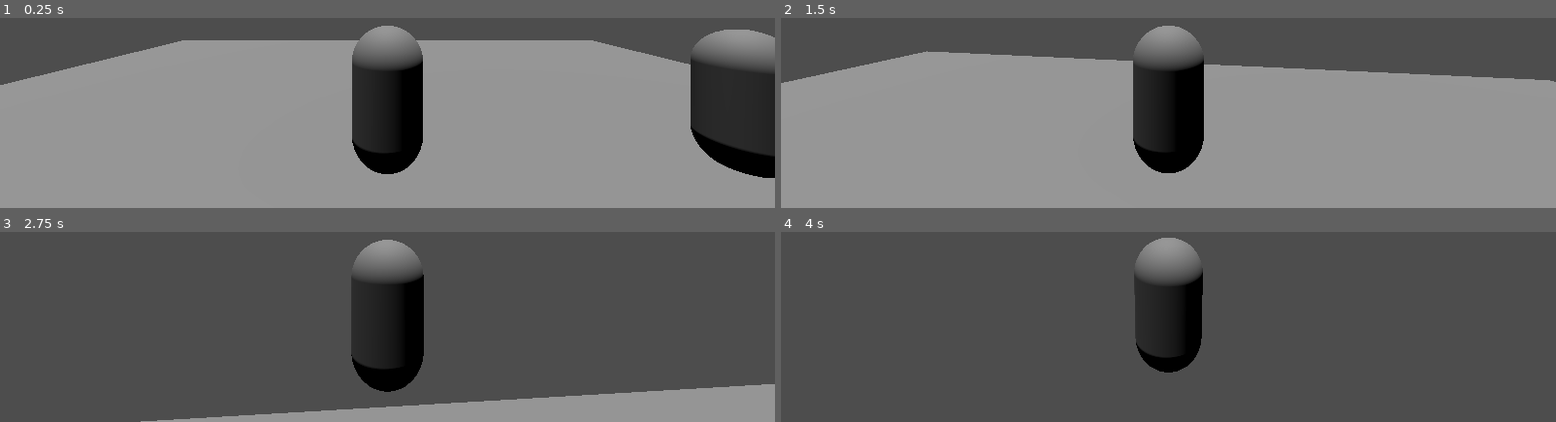
Above: before the commit, frames 1-4 (two rows, left to right).
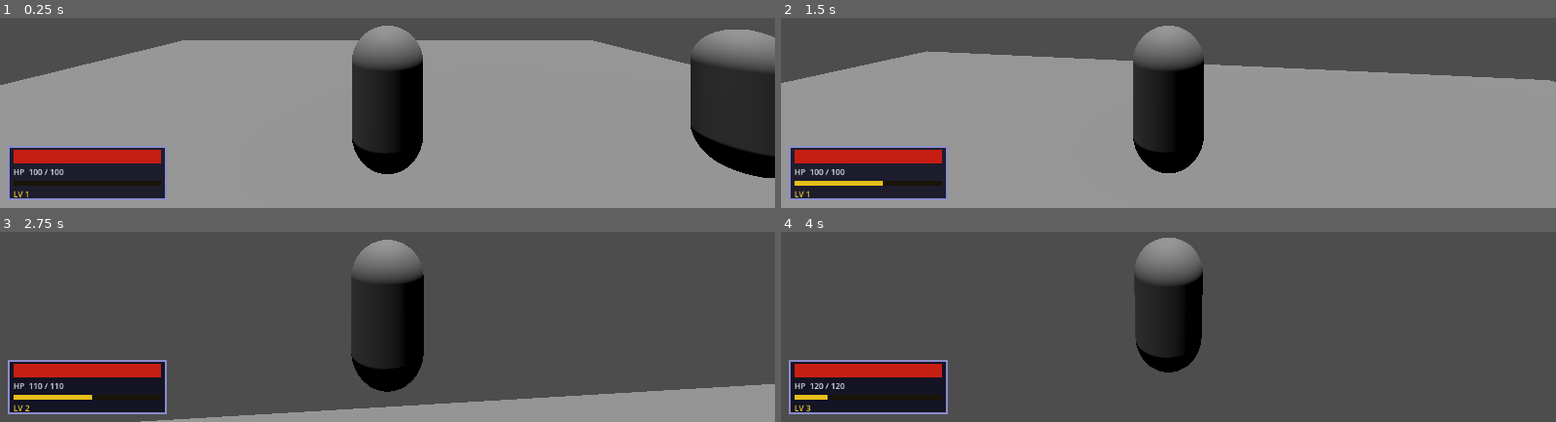
Above: after the commit, the same moments.

Repository: zttimmerman/project-whiskeyjack
Game: Godot game, scene res://scenes/world/TestWorld.tscn
Two runs of this game, one before a commit and one after it. Both use one fixed random seed, a clock stepped at 60 frames per second and the inputs below.
Inputs (mouse positions are in pixels of both pictures, inside the frame that each line leads up to):
- Up to frame 1 (0.25 s): no input
- Up to frame 2 (1.5 s): tap Enter at 0.5 s; move the mouse to (outside the picture) at 0.52 s; hold W (move_forward) from 0.53 s (still down); tap X at 0.6 s; move the mouse to (outside the picture) at 1.27 s; tap K (attack_heavy) at 1.35 s
- Up to frame 3 (2.75 s): keep holding W (move_forward); tap X at 1.55, 2.3 s; move the mouse to (outside the picture) at 2.02 s; hold J (attack_light) from 2.03 s (still down)
- Up to frame 4 (4 s): keep holding W (move_forward); move the mouse to (outside the picture) at 2.77 s; release J (attack_light) at 2.78 s; tap Down (camera_down) at 2.85 s; tap X at 3.05, 3.8 s; tap Space (dodge) at 3.5 s; move the mouse to (outside the picture) at 3.52 s; tap Left (camera_left) at 3.6 s

The runs differ from the first frame. In frame 1, 5.8% of the frame differs, in the area x 1-22%, y 67-96%; in frame 2, 5.8%; in frame 3, 5.9%; in frame 4, 5.9%.

Commit message:
Implement HUD with HP bar, XP bar, and YOU DIED screen
- Add scenes/ui/HUD.tscn + HUD.gd: chunky bordered panel (bottom-left)
  showing HP bar with red damage flash, thin gold XP bar, and level label;
  all styled via StyleBoxFlat overrides at runtime — no texture assets required
- Add DeathOverlay (full-screen black ColorRect + "YOU DIED" label) that
  fades in on player.died, then calls GameManager.reload_scene() after 2 s
- Add CanvasLayer + HUD instance to TestWorld.tscn so HUD renders on top
- Add CharacterStats.xp_changed signal emitted from gain_experience() when
  XP increases without triggering a level-up; fixes XP bar not updating
- Add GameManager.award_player_xp() and reload_scene()
- Add BaseEnemy.xp_reward export (default 10); die() awards XP via GameManager

Co-Authored-By: Claude Sonnet 4.6 <noreply@anthropic.com>

Diff:
--- a/autoloads/GameManager.gd
+++ b/autoloads/GameManager.gd
@@ -12,7 +12,21 @@
 
 
 func change_scene(scene_path: String) -> void:
-	pass
+	emit_signal("scene_changed", scene_path)
+	get_tree().change_scene_to_file(scene_path)
+
+
+func reload_scene() -> void:
+	get_tree().reload_current_scene()
+
+
+# Called by BaseEnemy on death — grants XP to the player
+func award_player_xp(amount: int) -> void:
+	if not player:
+		# Lazy-find the player if we don't have a direct reference yet
+		player = get_tree().get_first_node_in_group("player") as CharacterBody3D
+	if player and player.get("stats"):
+		player.stats.gain_experience(amount)
 
 
 func on_player_died() -> void:
--- a/scenes/enemies/BaseEnemy.gd
+++ b/scenes/enemies/BaseEnemy.gd
@@ -5,6 +5,7 @@
 enum State { IDLE, PATROL, CHASE, ATTACK, STAGGER, DEAD }
 
 @export var stats: CharacterStats
+@export var xp_reward: int = 10
 @export var detection_range: float = 10.0
 @export var attack_range: float = 1.5
 @export var gravity: float = 20.0
@@ -186,6 +187,7 @@
 	if state == State.DEAD:
 		return
 	_change_state(State.DEAD)
+	GameManager.award_player_xp(xp_reward)
 	emit_signal("died")
 	queue_free()
 
--- /dev/null
+++ b/scenes/ui/HUD.gd
@@ -0,0 +1,144 @@
+extends Control
+
+const FLASH_DURATION: float = 0.25
+const DEATH_FADE_DURATION: float = 0.6
+const DEATH_SHOW_DURATION: float = 2.0
+
+@onready var hp_bar: ProgressBar = $HPPanel/MarginContainer/VBoxContainer/HPBar
+@onready var hp_label: Label = $HPPanel/MarginContainer/VBoxContainer/HPLabel
+@onready var xp_bar: ProgressBar = $HPPanel/MarginContainer/VBoxContainer/XPBar
+@onready var level_label: Label = $HPPanel/MarginContainer/VBoxContainer/LevelLabel
+@onready var death_overlay: ColorRect = $DeathOverlay
+@onready var you_died_label: Label = $DeathOverlay/YouDiedLabel
+@onready var hp_panel: Panel = $HPPanel
+@onready var _margin: MarginContainer = $HPPanel/MarginContainer
+
+var _stats: CharacterStats = null
+var _flash_tween: Tween = null
+var _prev_hp: int = -1
+
+
+func _ready() -> void:
+	_apply_style()
+	# Wait one frame so the full scene tree (including Player) finishes _ready()
+	await get_tree().process_frame
+	_connect_player()
+	death_overlay.modulate.a = 0.0
+	death_overlay.visible = false
+	you_died_label.modulate.a = 0.0
+
+
+func _apply_style() -> void:
+	# Chunky bordered panel — dark navy bg, soft blue border
+	var panel_style := StyleBoxFlat.new()
+	panel_style.bg_color = Color(0.05, 0.05, 0.12, 0.88)
+	panel_style.border_color = Color(0.55, 0.55, 0.8, 1.0)
+	panel_style.set_border_width_all(3)
+	panel_style.set_corner_radius_all(0)  # Sharp corners for the chunky PS1 look
+	hp_panel.add_theme_stylebox_override("panel", panel_style)
+
+	# Inner padding via MarginContainer constants
+	_margin.add_theme_constant_override("margin_left", 8)
+	_margin.add_theme_constant_override("margin_right", 8)
+	_margin.add_theme_constant_override("margin_top", 6)
+	_margin.add_theme_constant_override("margin_bottom", 6)
+
+	# HP bar: red fill on dark crimson bg
+	_apply_bar_style(hp_bar, Color(0.78, 0.12, 0.08), Color(0.15, 0.04, 0.04))
+
+	# XP bar: gold fill on dark olive bg
+	_apply_bar_style(xp_bar, Color(0.90, 0.75, 0.10), Color(0.10, 0.08, 0.02))
+
+	# Labels
+	hp_label.add_theme_font_size_override("font_size", 12)
+	hp_label.add_theme_color_override("font_color", Color(0.9, 0.9, 0.95))
+	level_label.add_theme_font_size_override("font_size", 12)
+	level_label.add_theme_color_override("font_color", Color(0.9, 0.78, 0.2))
+
+	# "YOU DIED" — large and red
+	you_died_label.add_theme_font_size_override("font_size", 72)
+	you_died_label.add_theme_color_override("font_color", Color(0.85, 0.08, 0.08))
+
+
+func _apply_bar_style(bar: ProgressBar, fill_color: Color, bg_color: Color) -> void:
+	var fill := StyleBoxFlat.new()
+	fill.bg_color = fill_color
+	var bg := StyleBoxFlat.new()
+	bg.bg_color = bg_color
+	bar.add_theme_stylebox_override("fill", fill)
+	bar.add_theme_stylebox_override("background", bg)
+
+
+func _connect_player() -> void:
+	var player := get_tree().get_first_node_in_group("player")
+	if not player:
+		push_warning("HUD: no node in group 'player' found")
+		return
+
+	_stats = player.get("stats") as CharacterStats
+	if _stats:
+		_stats.health_changed.connect(_on_health_changed)
+		_stats.leveled_up.connect(_on_leveled_up)
+		_stats.xp_changed.connect(_on_xp_changed)
+		_prev_hp = _stats.current_hp
+		_update_hp(_stats.current_hp, _stats.max_hp)
+		_update_xp()
+
+	if player.has_signal("died"):
+		player.died.connect(_on_player_died)
+
+
+# ── Signal handlers ───────────────────────────────────────────────────────────
+
+func _on_health_changed(current_hp: int, max_hp: int) -> void:
+	var is_damage := (_prev_hp >= 0) and (current_hp < _prev_hp)
+	_prev_hp = current_hp
+	_update_hp(current_hp, max_hp)
+	if is_damage:
+		_flash_damage()
+
+
+func _on_xp_changed(_current_xp: int, _xp_to_next: int) -> void:
+	_update_xp()
+
+
+func _on_leveled_up(_new_level: int) -> void:
+	_update_xp()
+
+
+func _on_player_died() -> void:
+	death_overlay.visible = true
+	var tween := create_tween()
+	tween.set_parallel(false)
+	tween.tween_property(death_overlay, "modulate:a", 1.0, DEATH_FADE_DURATION)
+	tween.tween_property(you_died_label, "modulate:a", 1.0, 0.35)
+	tween.tween_interval(DEATH_SHOW_DURATION)
+	tween.tween_callback(func() -> void: GameManager.reload_scene())
+
+
+# ── Display helpers ───────────────────────────────────────────────────────────
+
+func _update_hp(current_hp: int, max_hp: int) -> void:
+	hp_bar.max_value = max_hp
+	hp_bar.value = current_hp
+	hp_label.text = "HP  %d / %d" % [current_hp, max_hp]
+
+
+func _update_xp() -> void:
+	if not _stats:
+		return
+	xp_bar.max_value = _stats.experience_to_next_level
+	xp_bar.value = _stats.experience
+	level_label.text = "LV %d" % _stats.level
+
+
+func _flash_damage() -> void:
+	if _flash_tween:
+		_flash_tween.kill()
+	_flash_tween = create_tween()
+	# Briefly bright-red, then restore normal HP bar color
+	_apply_bar_style(hp_bar, Color(1.0, 0.25, 0.2), Color(0.15, 0.04, 0.04))
+	_flash_tween.tween_interval(FLASH_DURATION)
+	_flash_tween.tween_callback(func() -> void:
+		_apply_bar_style(hp_bar, Color(0.78, 0.12, 0.08), Color(0.15, 0.04, 0.04))
+	)
--- /dev/null
+++ b/scenes/ui/HUD.tscn
@@ -0,0 +1,53 @@
+[gd_scene format=3 uid="uid://bhud00tscn01"]
+
+[ext_resource type="Script" uid="uid://bhudscript001" path="res://scenes/ui/HUD.gd" id="1_hud"]
+
+[node name="HUD" type="Control"]
+script = ExtResource("1_hud")
+anchor_right = 1.0
+anchor_bottom = 1.0
+
+[node name="HPPanel" type="Panel" parent="."]
+anchor_top = 1.0
+anchor_bottom = 1.0
+offset_left = 12.0
+offset_top = -92.0
+offset_right = 248.0
+offset_bottom = -12.0
+
+[node name="MarginContainer" type="MarginContainer" parent="HPPanel"]
+anchor_right = 1.0
+anchor_bottom = 1.0
+
+[node name="VBoxContainer" type="VBoxContainer" parent="HPPanel/MarginContainer"]
+anchor_right = 1.0
+anchor_bottom = 1.0
+
+[node name="HPBar" type="ProgressBar" parent="HPPanel/MarginContainer/VBoxContainer"]
+custom_minimum_size = Vector2(0, 20)
+size_flags_horizontal = 3
+show_percentage = false
+
+[node name="HPLabel" type="Label" parent="HPPanel/MarginContainer/VBoxContainer"]
+text = "HP 100 / 100"
+
+[node name="XPBar" type="ProgressBar" parent="HPPanel/MarginContainer/VBoxContainer"]
+custom_minimum_size = Vector2(0, 8)
+size_flags_horizontal = 3
+show_percentage = false
+
+[node name="LevelLabel" type="Label" parent="HPPanel/MarginContainer/VBoxContainer"]
+text = "LV 1"
+
+[node name="DeathOverlay" type="ColorRect" parent="."]
+anchor_right = 1.0
+anchor_bottom = 1.0
+color = Color(0, 0, 0, 1)
+visible = false
+
+[node name="YouDiedLabel" type="Label" parent="DeathOverlay"]
+anchor_right = 1.0
+anchor_bottom = 1.0
+horizontal_alignment = 1
+vertical_alignment = 1
+text = "YOU DIED"
--- a/scenes/world/TestWorld.tscn
+++ b/scenes/world/TestWorld.tscn
@@ -5,6 +5,7 @@
 [ext_resource type="Script" uid="uid://btestworld0001" path="res://scenes/world/TestWorld.gd" id="2_testworld"]
 [ext_resource type="Script" uid="uid://dwaci7nqyra4a" path="res://scripts/combat/HurtboxComponent.gd" id="3_hurtbox"]
 [ext_resource type="Script" uid="uid://bcharstats0001" path="res://scripts/stats/CharacterStats.gd" id="4_stats"]
+[ext_resource type="PackedScene" uid="uid://bhud00tscn01" path="res://scenes/ui/HUD.tscn" id="6_hud"]
 
 [sub_resource type="PlaneMesh" id="PlaneMesh_l8xpf"]
 size = Vector2(20, 20)
@@ -64,3 +65,7 @@
 
 [node name="CollisionShape3D" type="CollisionShape3D" parent="DummyTarget/HurtboxComponent" unique_id=890123456]
 shape = SubResource("CapsuleShape3D_dummy")
+
+[node name="CanvasLayer" type="CanvasLayer" parent="." unique_id=999001002]
+
+[node name="HUD" parent="CanvasLayer" instance=ExtResource("6_hud")]
--- a/scripts/stats/CharacterStats.gd
+++ b/scripts/stats/CharacterStats.gd
@@ -4,6 +4,7 @@
 signal health_changed(current_hp: int, max_hp: int)
 signal died
 signal leveled_up(new_level: int)
+signal xp_changed(current_xp: int, xp_to_next: int)
 
 @export var max_hp: int = 100
 @export var current_hp: int = 100
@@ -31,7 +32,9 @@
 func gain_experience(amount: int) -> void:
 	experience += amount
 	if experience >= experience_to_next_level:
-		level_up()
+		level_up()  # level_up emits health_changed + leveled_up, which cover XP display
+	else:
+		emit_signal("xp_changed", experience, experience_to_next_level)
 
 
 func level_up() -> void:
